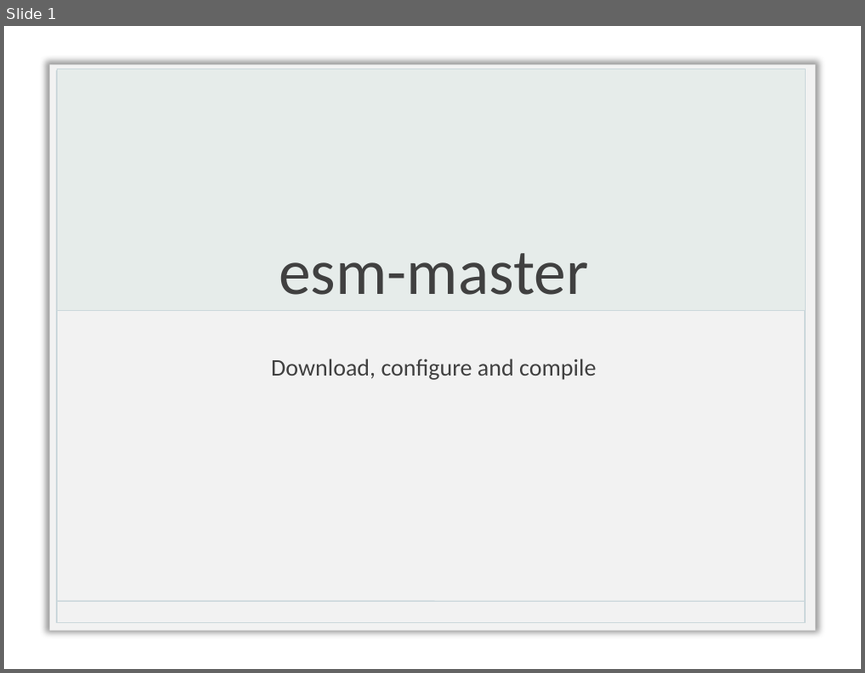
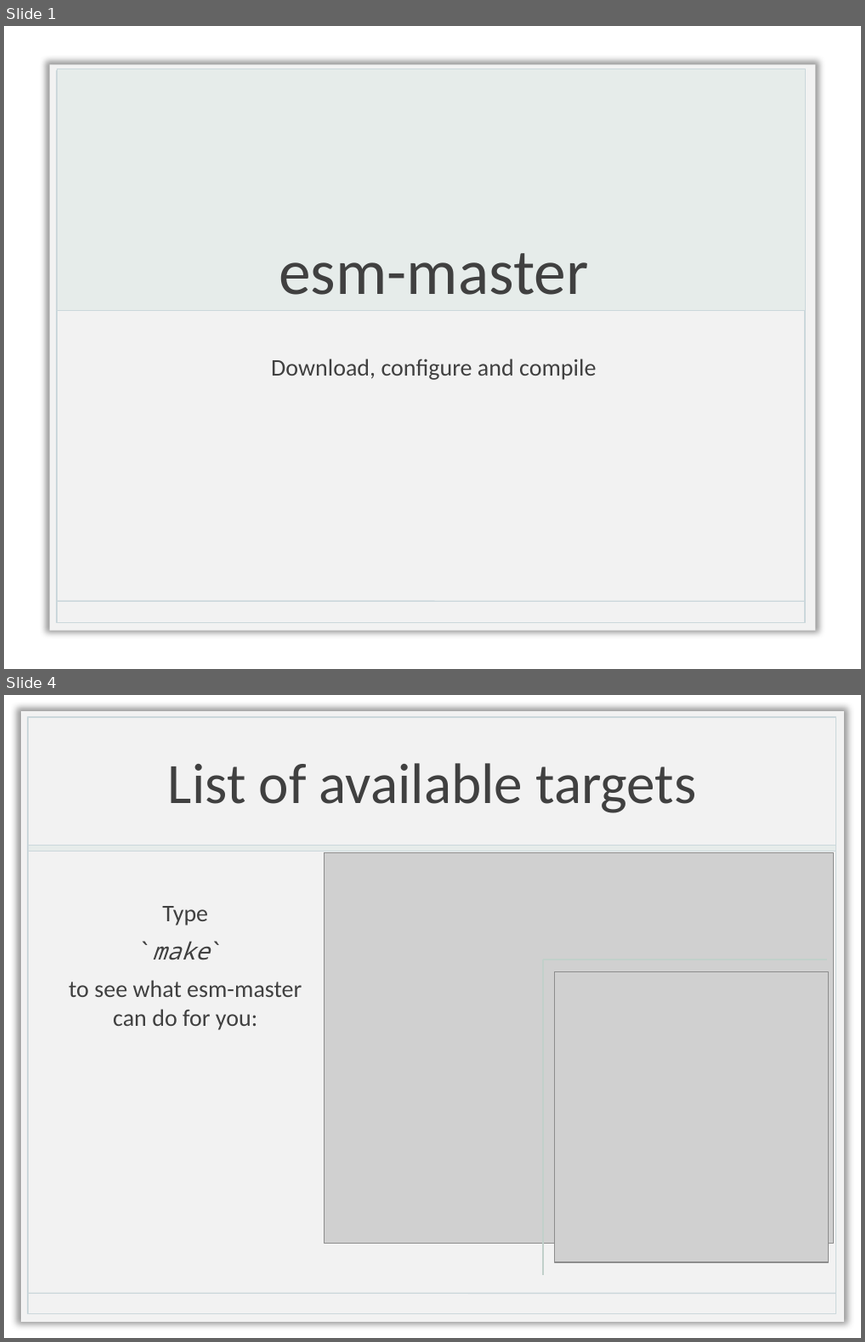
Before and after one commit to esm-tools/esm_workshop, a slide deck: esm-master.pptx. Shown one above the other, each under a label of ours: slide 1 before the commit, slides 1 and 4 after it; the slides between them are not shown. The pictures are 865x673 and 865x1342 pixels, drawn with LibreOffice and Linux fonts; fonts in the diff are those of the drawing; grey boxes stand for pictures; background and template pictures are left out. Boxes give left, top, right and bottom in pixels: in the first picture for what was removed or moved away, otherwise in the second. Text is boxed around its words. In the diff, an @@ line names an element or a change of style, - is before the commit and + after.

```diff
--- a/esm-master.pptx
+++ b/esm-master.pptx
@@ slide 4 added at [4,695,861,1338], background picture (left out) @@
@@ title added at [168,763,696,813], 48 pt, text #404040 @@
+List of available targets
@@ group added at [21,711,844,1321]: 3 rectangles, 1 line @@
@@ picture added at [324,852,834,1242] @@
@@ text added at [69,906,302,1030], 20 pt, text #404040 @@
+Type
+`make`
+to see what esm-master can do for you:
@@ line added from (543, 959) to (543, 1274), #C1D0CA 1.5 pt @@
@@ line added from (543, 959) to (827, 959), #C1D0CA 1.5 pt @@
@@ picture added at [554,972,828,1262] @@
```
Also in this commit, not shown: 1 slide changed, 8 other slides added, 3 other files.
